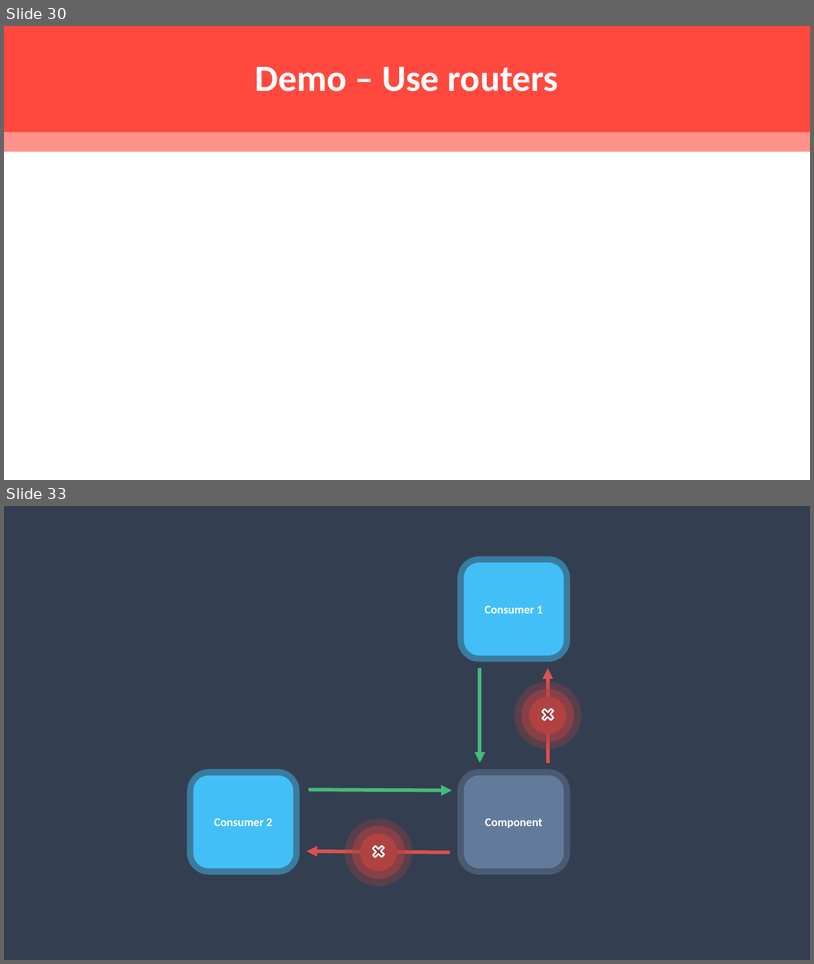
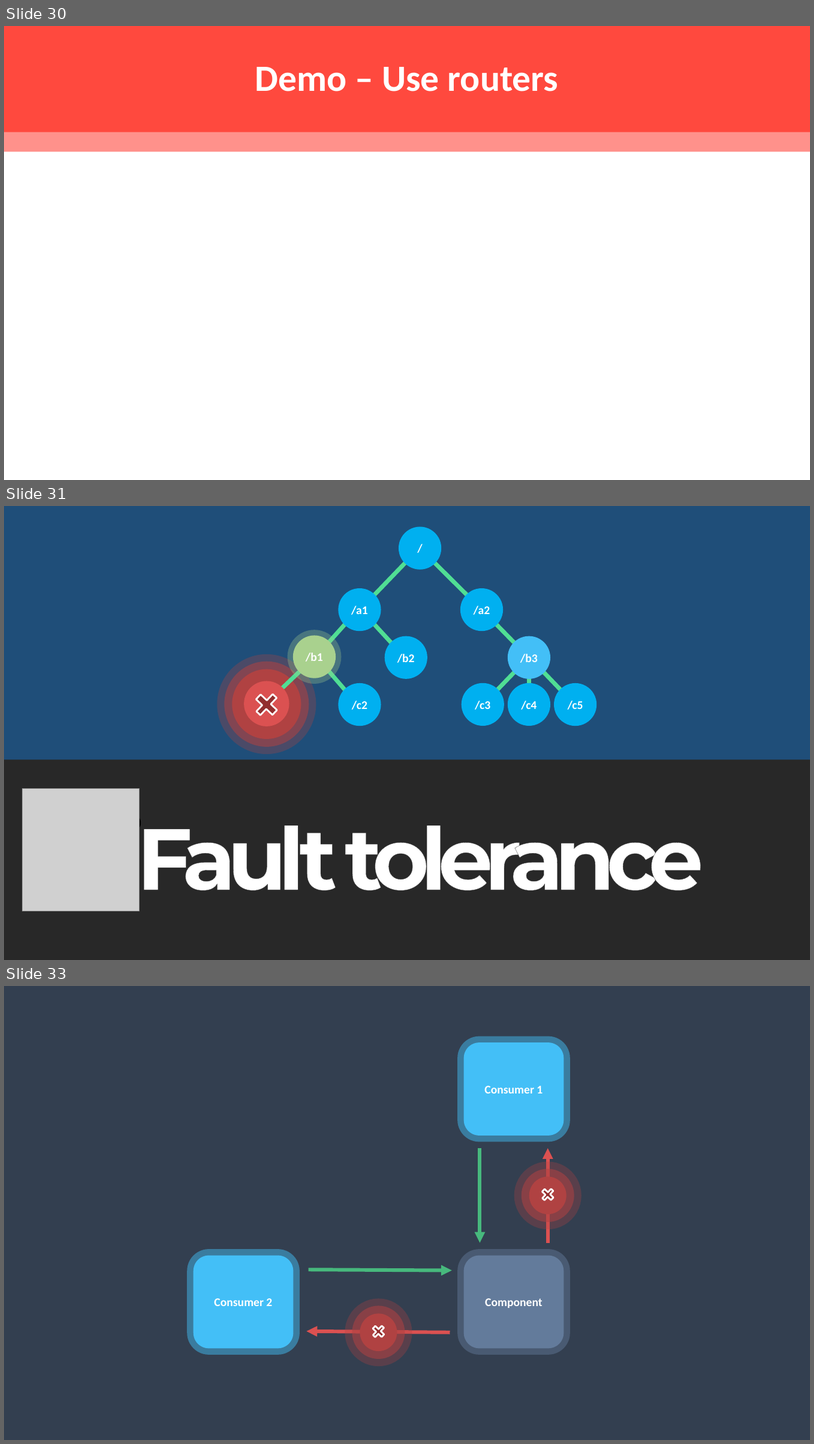
Before and after one commit to rogeralsing/Presentations, a slide deck: ProtoActor/TV4/protoactor.pptx. Shown one above the other, each under a label of ours: slides 30 and 33 before the commit, slides 30, 31 and 33 after it; the slides between them are not shown. The pictures are 814x964 and 814x1444 pixels, drawn with LibreOffice and Linux fonts; fonts in the diff are those of the drawing; grey boxes stand for pictures. Boxes give left, top, right and bottom in pixels: in the first picture for what was removed or moved away, otherwise in the second. Text is boxed around its words. In the diff, an @@ line names an element or a change of style, - is before the commit and + after.

```diff
--- a/ProtoActor/TV4/protoactor.pptx
+++ b/ProtoActor/TV4/protoactor.pptx
@@ slide 31 added at <box>4,506,810,960</box>, background #1F4E79 @@
@@ group added at <box>232,526,597,739</box>: 13 ellipses, 10 lines, 1 plus @@
+/c2
+/b2
+/a1
+/a2
+/b3
+/c3
+/c4
+/c5
+/
+/b1
@@ rectangle added at <box>4,759,810,960</box>, fill #282828 @@
@@ picture added at <box>22,789,139,912</box> @@
@@ freeform shape added at <box>87,795,140,840</box>, fill #C00000, outline #000000 2 pt @@
@@ text added at <box>137,805,704,909</box>, 103 pt, text #FFFFFF, bold @@
+Fault tolerance
```
Also in this commit, not shown: 9 slides changed, 1 other slide added, 2 slides removed.
